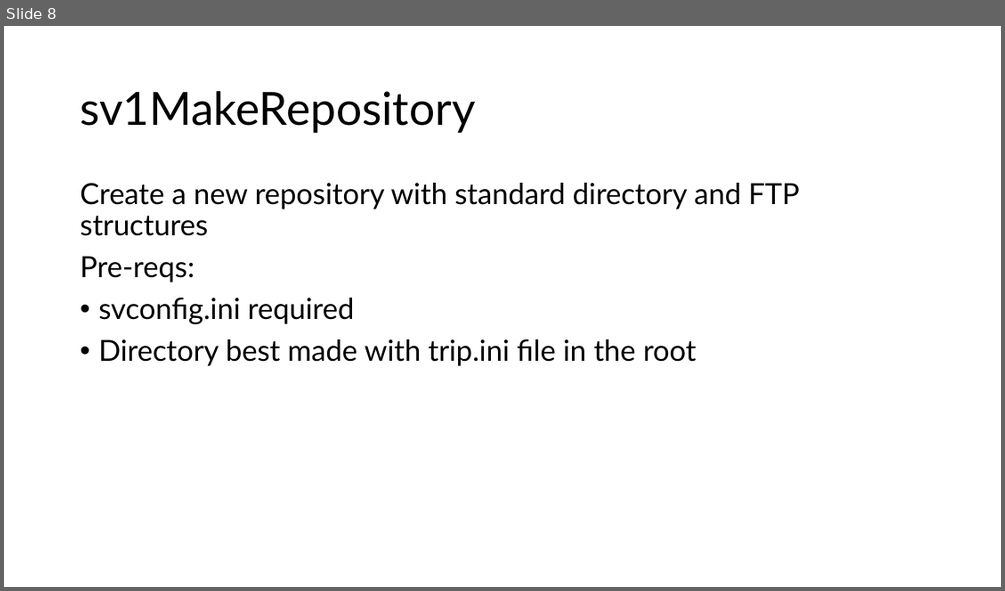
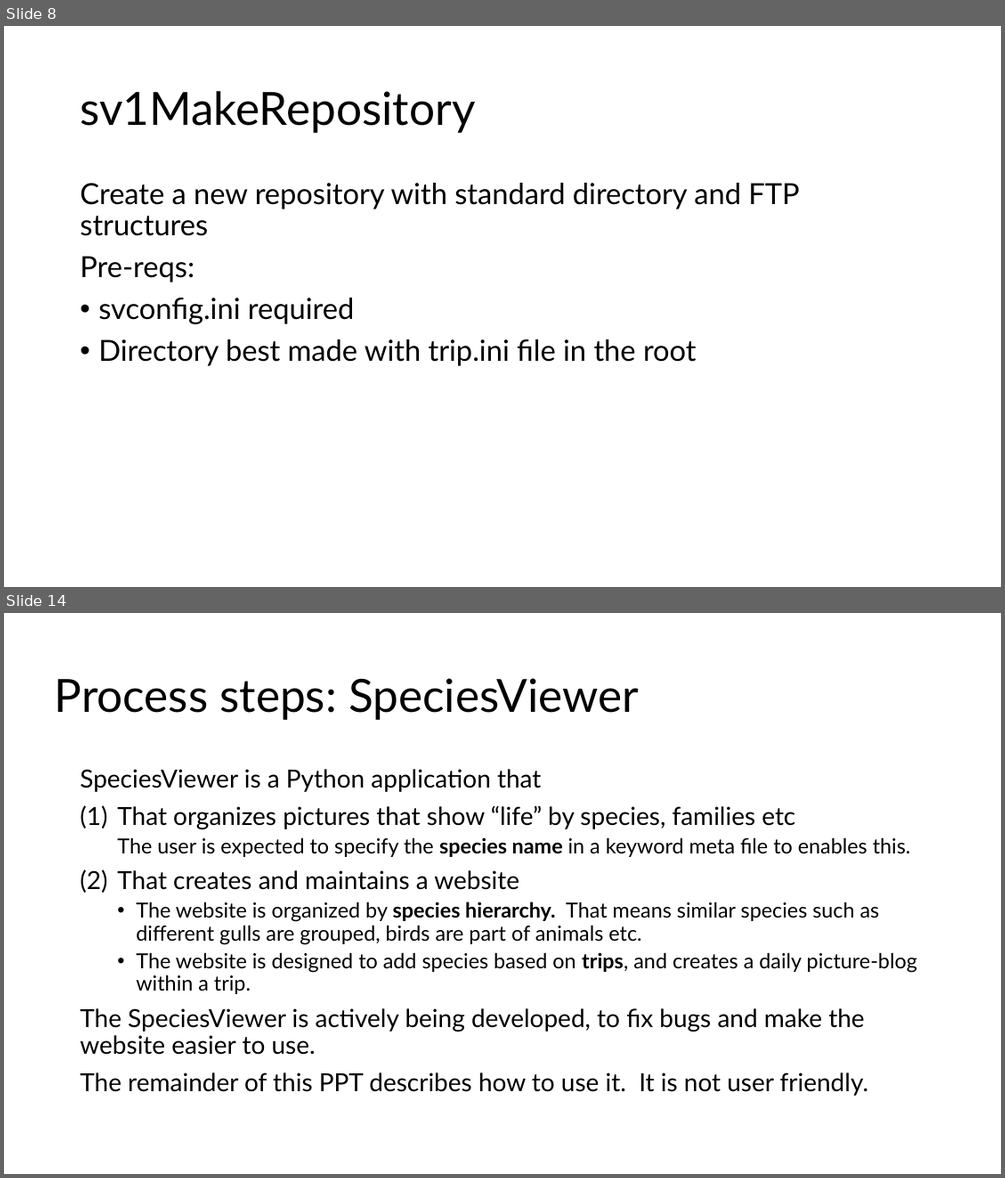
Before and after one commit to gilbert-houtekamer/SpeciesViewer, a slide deck: docs/SpeciesViewer architecture pictures.pptx. Shown one above the other, each under a label of ours: slide 8 before the commit, slides 8 and 14 after it; the slides between them are not shown. The pictures are 1005x591 and 1005x1178 pixels, drawn with LibreOffice and Linux fonts; fonts in the diff are those of the drawing. Boxes give left, top, right and bottom in pixels: in the first picture for what was removed or moved away, otherwise in the second. Text is boxed around its words. In the diff, an @@ line names an element or a change of style, - is before the commit and + after.

```diff
--- a/docs/SpeciesViewer architecture pictures.pptx
+++ b/docs/SpeciesViewer architecture pictures.pptx
@@ slide 14 added at (4, 613, 1001, 1174), background #FFFFFF @@
@@ title added at (55, 678, 639, 720), 44 pt, text #000000 @@
+Process steps: SpeciesViewer
@@ text added at (80, 769, 917, 1095), 20 pt, text #000000 @@
+SpeciesViewer is a Python application that
+(1) That organizes pictures that show “life” by species, families etc
+  The user is expected to specify the species name in a keyword meta file to enables this.
+(2) That creates and maintains a website
+  • The website is organized by species hierarchy. That means similar species such as different gulls are grouped, birds are part of animals etc.
+  • The website is designed to add species based on trips, and creates a daily picture-blog within a trip.
+The SpeciesViewer is actively being developed, to fix bugs and make the website easier to use.
+The remainder of this PPT describes how to use it. It is not user friendly.
```
Also in this commit, not shown: 1 slide changed, 11 other slides added, 35 other files.
